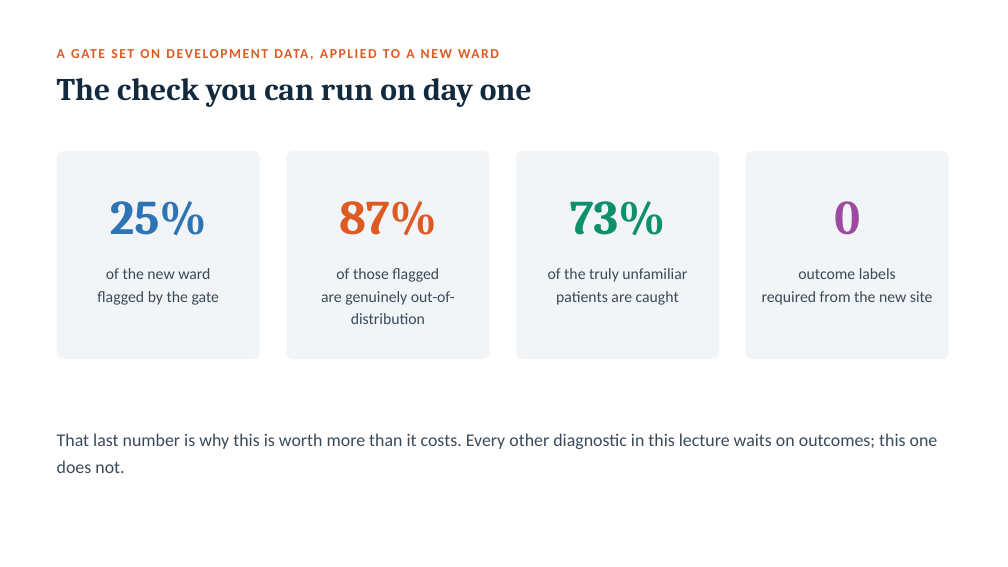
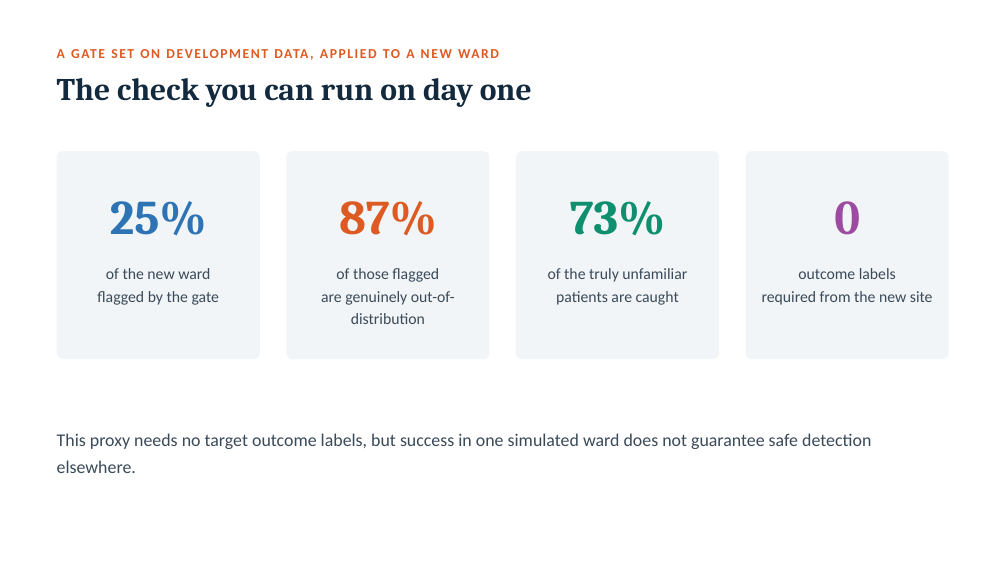
Before and after one commit to vafaei-ar/ai-uncertainty-2026-healthcare, a slide deck: slide 10 of slides/lecture2_deciding_under_uncertainty.pptx. Drawn at 1008x567 pixels with LibreOffice and Linux fonts; fonts in the diff are those of the drawing. Boxes give left, top, right and bottom in pixels: in the first picture for what was removed or moved away, otherwise in the second. Text is boxed around its words. In the diff, an @@ line names an element or a change of style, - is before the commit and + after.

```diff
--- a/slides/lecture2_deciding_under_uncertainty.pptx
+++ b/slides/lecture2_deciding_under_uncertainty.pptx
@@ text at (57,433,871,473): text changed @@
-That last number is why this is worth more than it costs. Every other diagnostic in this lecture waits on outcomes; this one does not.
+This proxy needs no target outcome labels, but success in one simulated ward does not guarantee safe detection elsewhere.
```
Also in this commit, not shown: 7 other slides changed, 25 other files.
